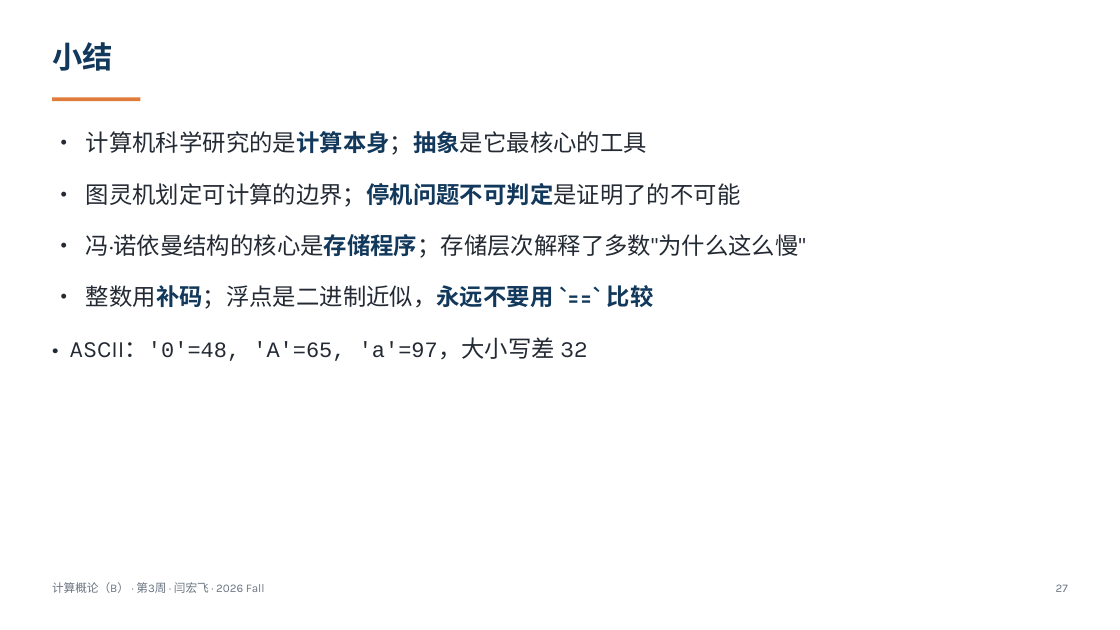
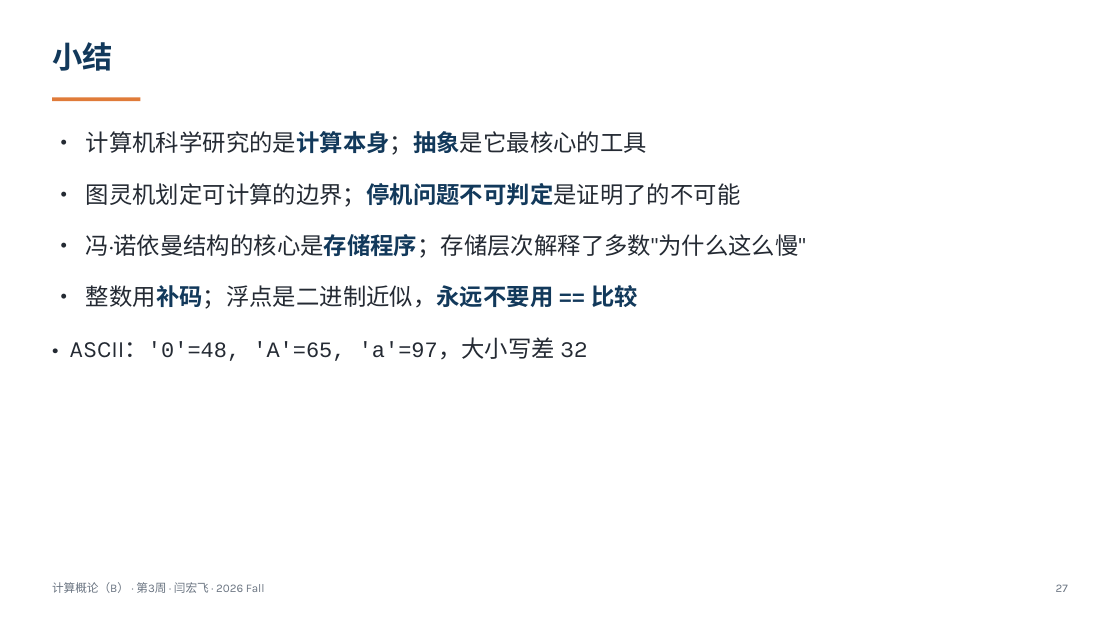
Before and after one commit to GMyhf/2026fall-cs101, a slide deck: slide 27 of courseware/202609_ADS_W03_Computer_Principles_1.pptx. Drawn at 1120x630 pixels with LibreOffice and Linux fonts; fonts in the diff are those of the drawing. Boxes give left, top, right and bottom in pixels: in the first picture for what was removed or moved away, otherwise in the second. Text is boxed around its words. In the diff, an @@ line names an element or a change of style, - is before the commit and + after.

```diff
--- a/courseware/202609_ADS_W03_Computer_Principles_1.pptx
+++ b/courseware/202609_ADS_W03_Computer_Principles_1.pptx
@@ text at bbox=[86, 285, 638, 309]: text changed @@
-• 整数用补码；浮点是二进制近似，永远不要用 `==` 比较
+• 整数用补码；浮点是二进制近似，永远不要用 == 比较
```
Also in this commit, not shown: 23 other files.
